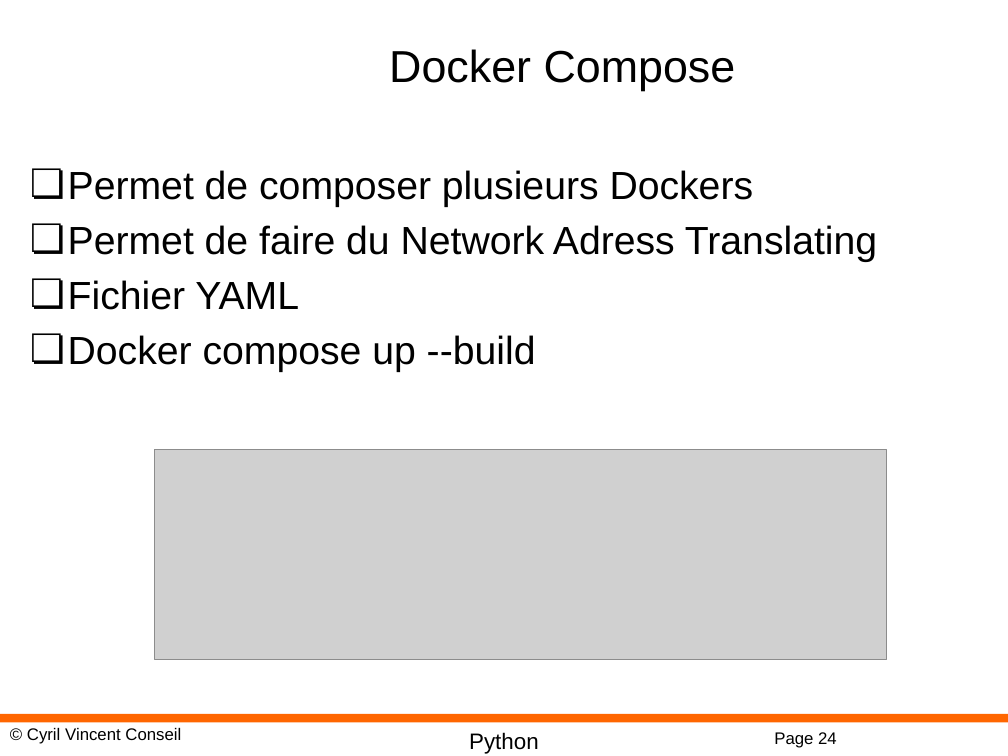
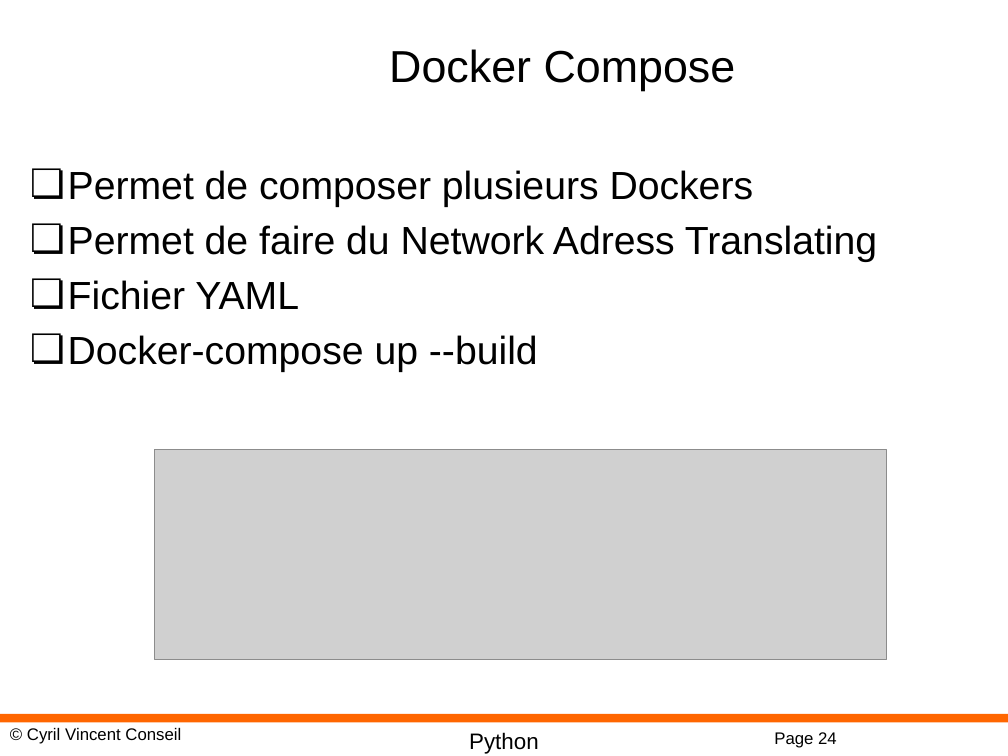
Before and after one commit to cyrilvincent/mlops, a slide deck: slide 24 of ppt/MLOps09-Container.pptx. Drawn at 1008x756 pixels with LibreOffice and Linux fonts; fonts in the diff are those of the drawing; grey boxes stand for pictures; background and template pictures are left out. Boxes give left, top, right and bottom in pixels: in the first picture for what was removed or moved away, otherwise in the second. Text is boxed around its words. In the diff, an @@ line names an element or a change of style, - is before the commit and + after.

```diff
--- a/ppt/MLOps09-Container.pptx
+++ b/ppt/MLOps09-Container.pptx
@@ text at [68, 335, 538, 372]: text changed @@
-❏ Docker compose up --build
+❏ Docker-compose up --build
```
Also in this commit, not shown: 1 other slide changed, 3 other files.
